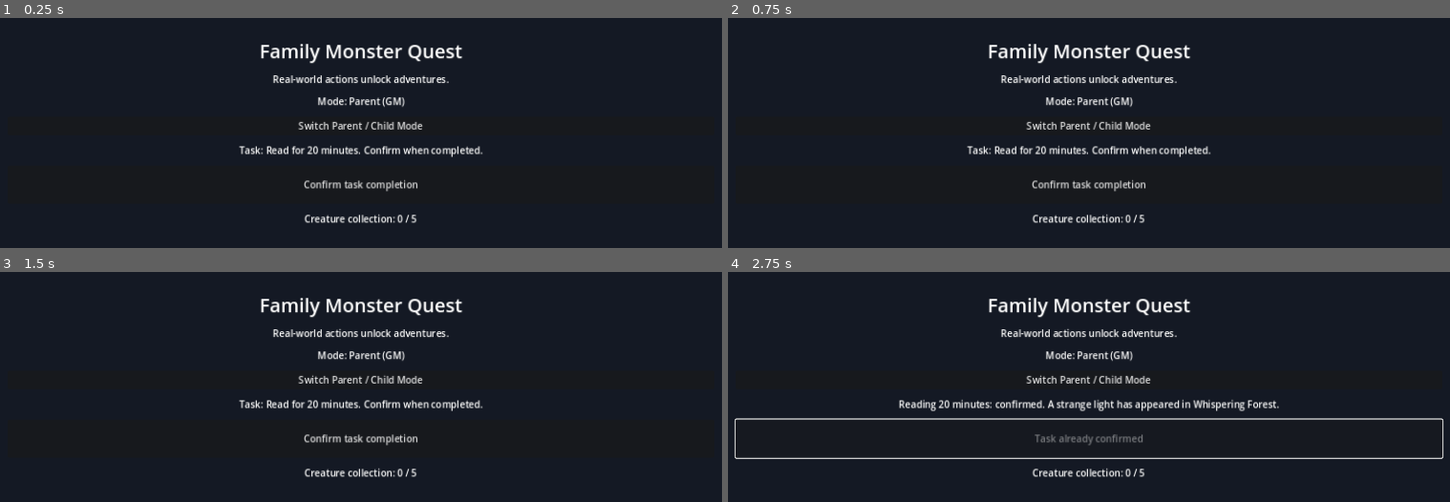
Above: before the commit, frames 1-4 (two rows, left to right).
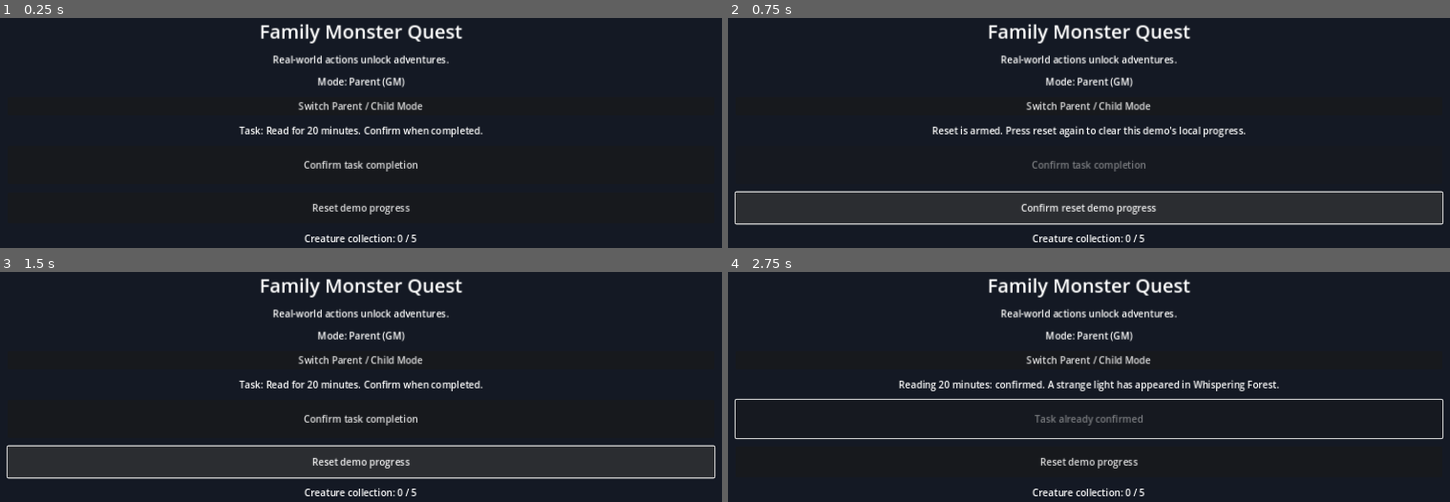
Above: after the commit, the same moments.

Repository: koshuang/family-monster-quest
Game: Godot game, scene res://scenes/main.tscn
Two runs of this game, one before a commit and one after it. Both use one fixed random seed, a clock stepped at 60 frames per second and the inputs below.
Inputs (mouse positions are in pixels of both pictures, inside the frame that each line leads up to):
- Up to frame 1 (0.25 s): no input
- Up to frame 2 (0.75 s): click (1089, 208) at 0.5 s, where only the run after the commit has a clickable "Reset demo progress"
- Up to frame 3 (1.5 s): click (361, 462) at 1.25 s, where only the run after the commit has a clickable "Confirm reset demo progress"
- Up to frame 4 (2.75 s): click "Confirm task completion" at 2 s

The runs differ from the first frame. In frame 1, 7.0% of the frame differs, in the area x 33-67%, y 2-98%; in frame 2, 8.9%; in frame 3, 8.7%; in frame 4, 10%, in the area x 0-100%, y 2-98%.

Commit message:
feat: add parent-only two-step playtest reset

Diff:
--- a/scripts/main.gd
+++ b/scripts/main.gd
@@ -9,6 +9,7 @@
 var encounter_ready := false
 var creature_captured := false
 var current_location := LOCATION_HOME
+var reset_armed := false
 
 var content: Dictionary = {}
 var sample_task: Dictionary = {}
@@ -20,6 +21,7 @@
 var status_label: Label
 var mode_button: Button
 var action_button: Button
+var reset_button: Button
 var collection_label: Label
 var world_panel: VBoxContainer
 var location_label: Label
@@ -152,6 +154,12 @@
 	action_button.pressed.connect(_advance_happy_path)
 	root.add_child(action_button)
 
+	reset_button = Button.new()
+	reset_button.name = "ResetButton"
+	reset_button.custom_minimum_size = Vector2(280, 52)
+	reset_button.pressed.connect(_request_reset)
+	root.add_child(reset_button)
+
 	collection_label = Label.new()
 	collection_label.name = "CollectionLabel"
 	collection_label.horizontal_alignment = HORIZONTAL_ALIGNMENT_CENTER
@@ -160,6 +168,7 @@
 func _toggle_mode() -> void:
 	is_parent_mode = not is_parent_mode
 	current_location = LOCATION_HOME
+	reset_armed = false
 	_refresh_ui()
 
 func _go_home() -> void:
@@ -188,14 +197,37 @@
 			_save_progress()
 		_refresh_ui()
 
+func _request_reset() -> void:
+	if not is_parent_mode:
+		return
+	if not reset_armed:
+		reset_armed = true
+		_refresh_ui()
+		return
+	_reset_playtest_progress()
+
+func _reset_playtest_progress() -> void:
+	SaveStore.reset()
+	task_confirmed = false
+	encounter_ready = false
+	creature_captured = false
+	current_location = LOCATION_HOME
+	collection = CollectionState.new()
+	reset_armed = false
+	_refresh_ui()
+
 func _refresh_ui() -> void:
 	mode_label.text = "Mode: Parent (GM)" if is_parent_mode else "Mode: Child (Adventurer)"
 	world_panel.visible = not is_parent_mode
+	reset_button.visible = is_parent_mode
+	reset_button.text = "Confirm reset demo progress" if reset_armed else "Reset demo progress"
 	var creature_name: String = str(encountered_creature.get("name", "Unknown creature"))
 	forest_button.text = "🌲 Whispering Forest  ✨ !" if encounter_ready else "🌲 Whispering Forest"
 
 	if is_parent_mode:
-		if task_confirmed:
+		if reset_armed:
+			status_label.text = "Reset is armed. Press reset again to clear this demo's local progress."
+		elif task_confirmed:
 			status_label.text = str(story_event.get("parent_confirmed_text", "Task confirmed."))
 			action_button.text = "Task already confirmed"
 			action_button.disabled = true
@@ -203,6 +235,8 @@
 			status_label.text = "Task: %s. Confirm when completed." % str(sample_task.get("title", "Unknown task"))
 			action_button.text = "Confirm task completion"
 			action_button.disabled = false
+		if reset_armed:
+			action_button.disabled = true
 	else:
 		_refresh_child_ui(creature_name)
 
